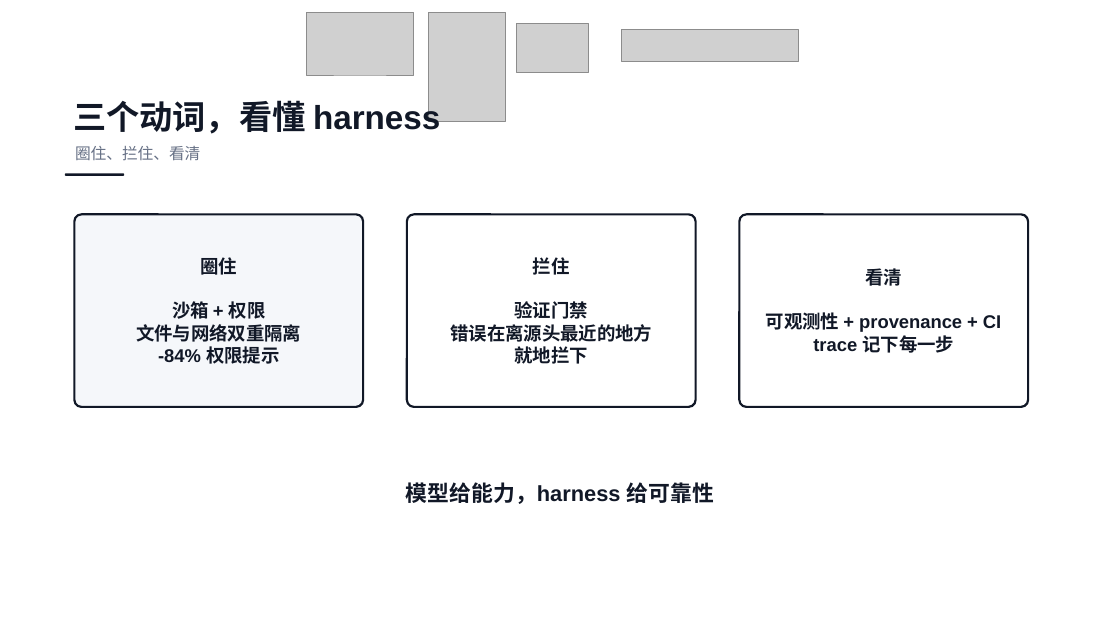
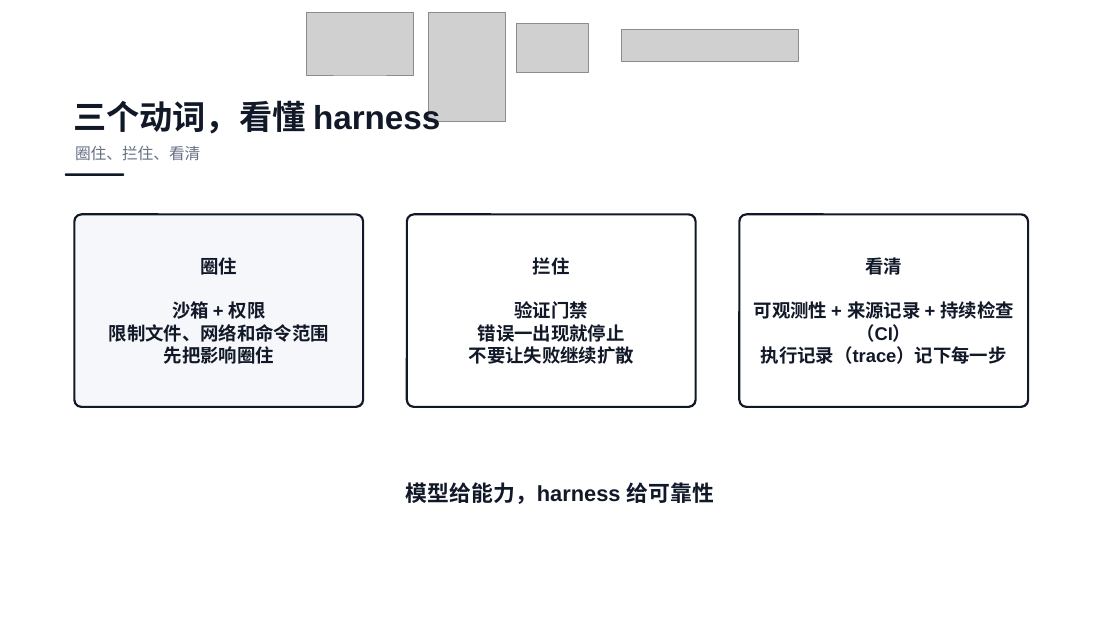
Before and after one commit to ethan-jiang-1/ai_dev_sdlc_aidc, a slide deck: slide 12 of talk-ai-coding-evolution/05_output/v3/OPC航海指南-harness-v3.pptx. Drawn at 1120x630 pixels with LibreOffice and Linux fonts; fonts in the diff are those of the drawing; grey boxes stand for pictures. Boxes give left, top, right and bottom in pixels: in the first picture for what was removed or moved away, otherwise in the second. Text is boxed around its words. In the diff, an @@ line names an element or a change of style, - is before the commit and + after.

```diff
--- a/talk-ai-coding-evolution/05_output/v3/OPC航海指南-harness-v3.pptx
+++ b/talk-ai-coding-evolution/05_output/v3/OPC航海指南-harness-v3.pptx
@@ text in rounded rectangle at (109, 324, 329, 364): text changed @@
-文件与网络双重隔离
--84% 权限提示
+限制文件、网络和命令范围
+先把影响圈住
@@ text in rounded rectangle at (469, 324, 634, 364): text changed @@
-错误在离源头最近的地方
-就地拦下
+错误一出现就停止
+不要让失败继续扩散
@@ text in rounded rectangle at (754, 301, 1013, 364): text changed @@
-可观测性 + provenance + CI
-trace 记下每一步
+可观测性 + 来源记录 + 持续检查（CI）
+执行记录（trace）记下每一步
```
Also in this commit, not shown: 17 other slides changed, 2 slides added, 2 slides removed, 2 other files.
